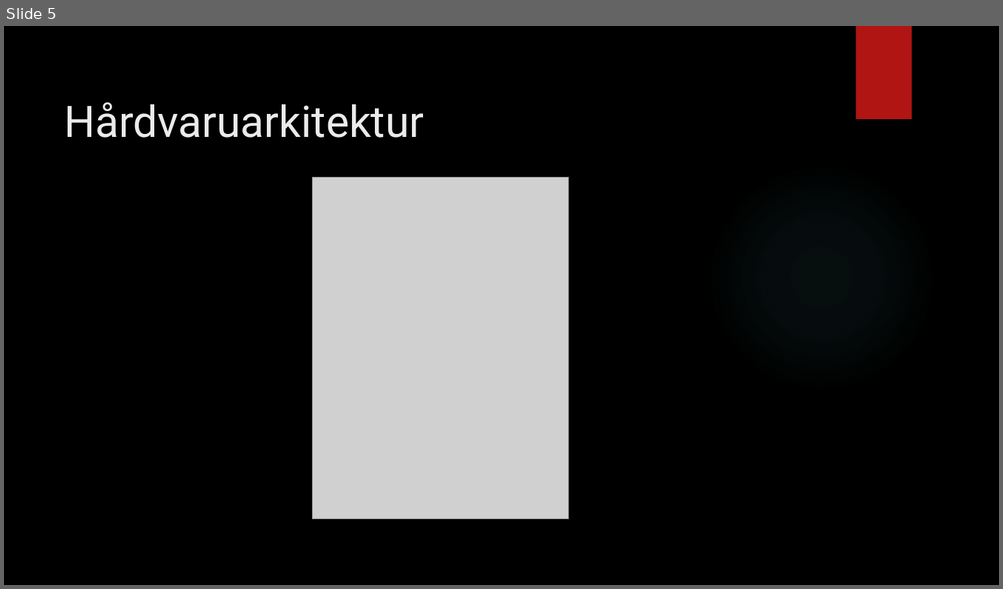
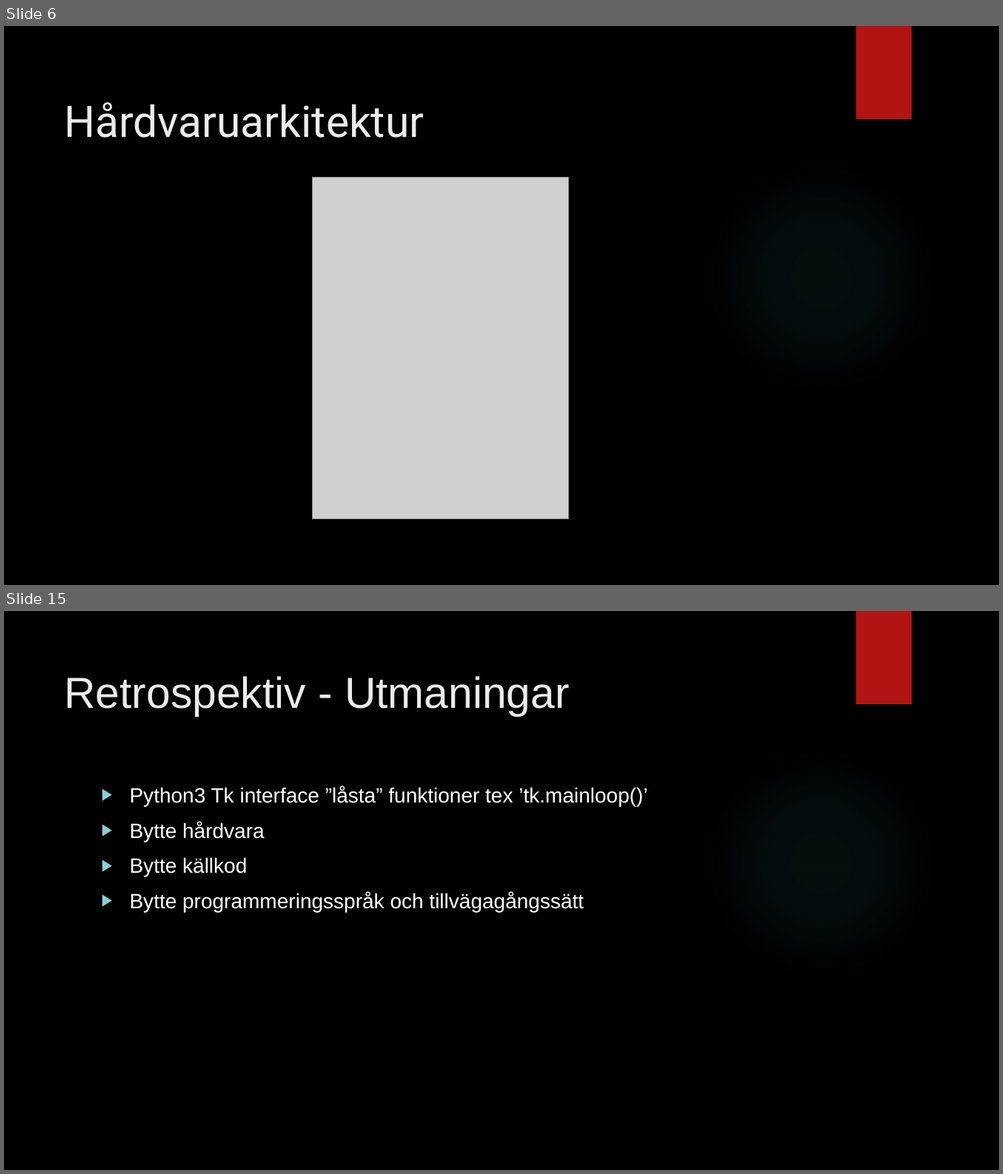
Before and after one commit to hamadaio/magic-mirror-project, a slide deck: pitch_group_mirror.pptx. Shown one above the other, each under a label of ours: slide 5 before the commit, slides 6 and 15 after it; the slides between them are not shown. The pictures are 1003x589 and 1003x1174 pixels, drawn with LibreOffice and Linux fonts; fonts in the diff are those of the drawing; grey boxes stand for pictures; background and template pictures are left out. Boxes give left, top, right and bottom in pixels: in the first picture for what was removed or moved away, otherwise in the second. Text is boxed around its words. In the diff, an @@ line names an element or a change of style, - is before the commit and + after.

```diff
--- a/pitch_group_mirror.pptx
+++ b/pitch_group_mirror.pptx
@@ slide 15 added at [4,611,999,1170], background picture (left out); not listed: 2 template elements that a slide beside it also shows @@
@@ title added at [64,676,569,716], 42 pt, text #EBEBEB @@
+Retrospektiv - Utmaningar
@@ text added at [130,786,647,912], 20 pt, text #FFFFFF @@
+▶ Python3 Tk interface ”låsta” funktioner tex ’tk.mainloop()’
+▶ Bytte hårdvara
+▶ Bytte källkod
+▶ Bytte programmeringsspråk och tillvägagångssätt
@@ what was slide 5 is now slide 6 @@
```
Also in this commit, not shown: 11 slides changed, 1 other slide added.
